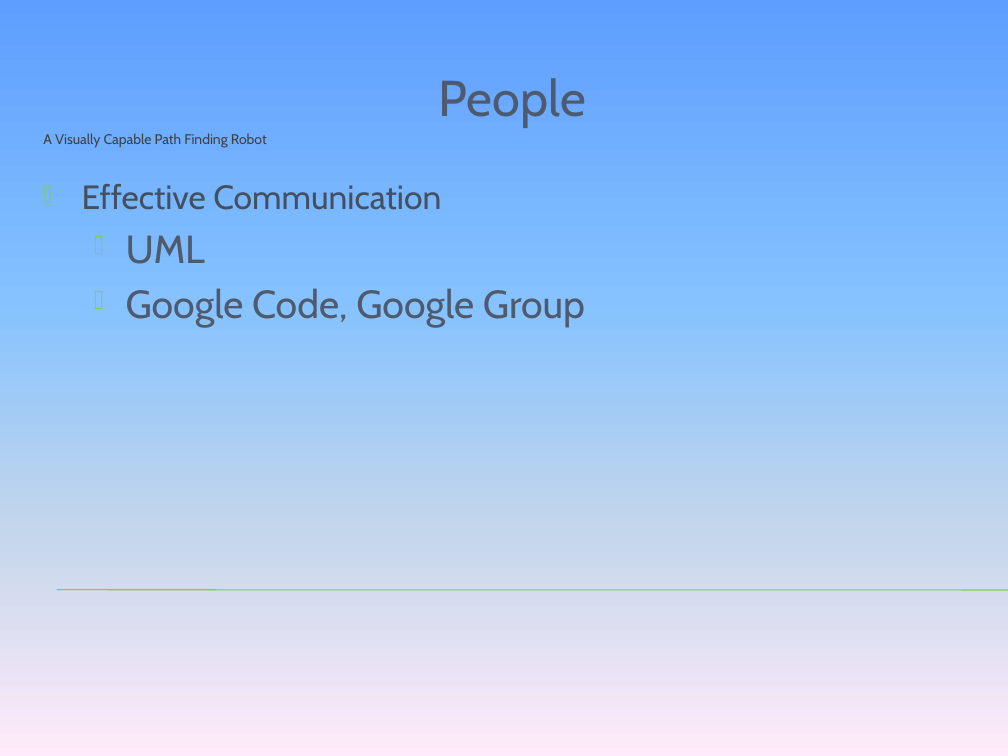
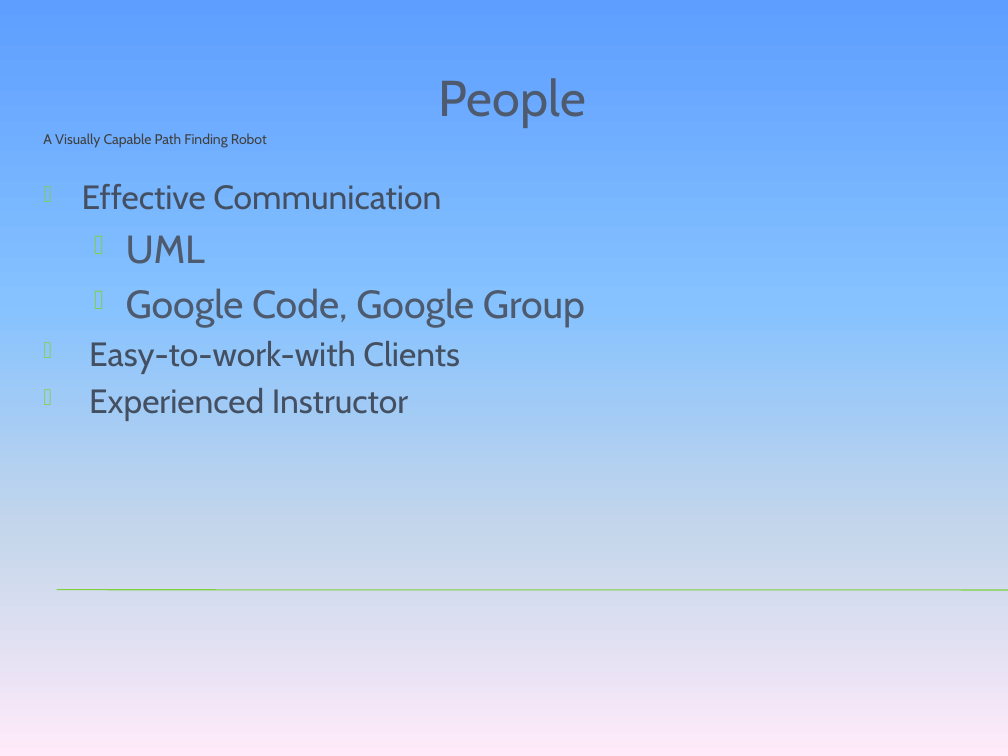
Before and after one commit to tkram01/see3po, a slide deck: slide 8 of Documents/VentureCapital_Nick.pptx. Drawn at 1008x756 pixels with LibreOffice and Linux fonts; fonts in the diff are those of the drawing; background and template pictures are left out. Boxes give left, top, right and bottom in pixels: in the first picture for what was removed or moved away, otherwise in the second. Text is boxed around its words. In the diff, an @@ line names an element or a change of style, - is before the commit and + after.

```diff
--- a/Documents/VentureCapital_Nick.pptx
+++ b/Documents/VentureCapital_Nick.pptx
@@ text at [89,341,460,421]: paragraphs added @@
+Easy-to-work-with Clients
+Experienced Instructor
```
Also in this commit, not shown: 2 other slides changed, 1 other file.
